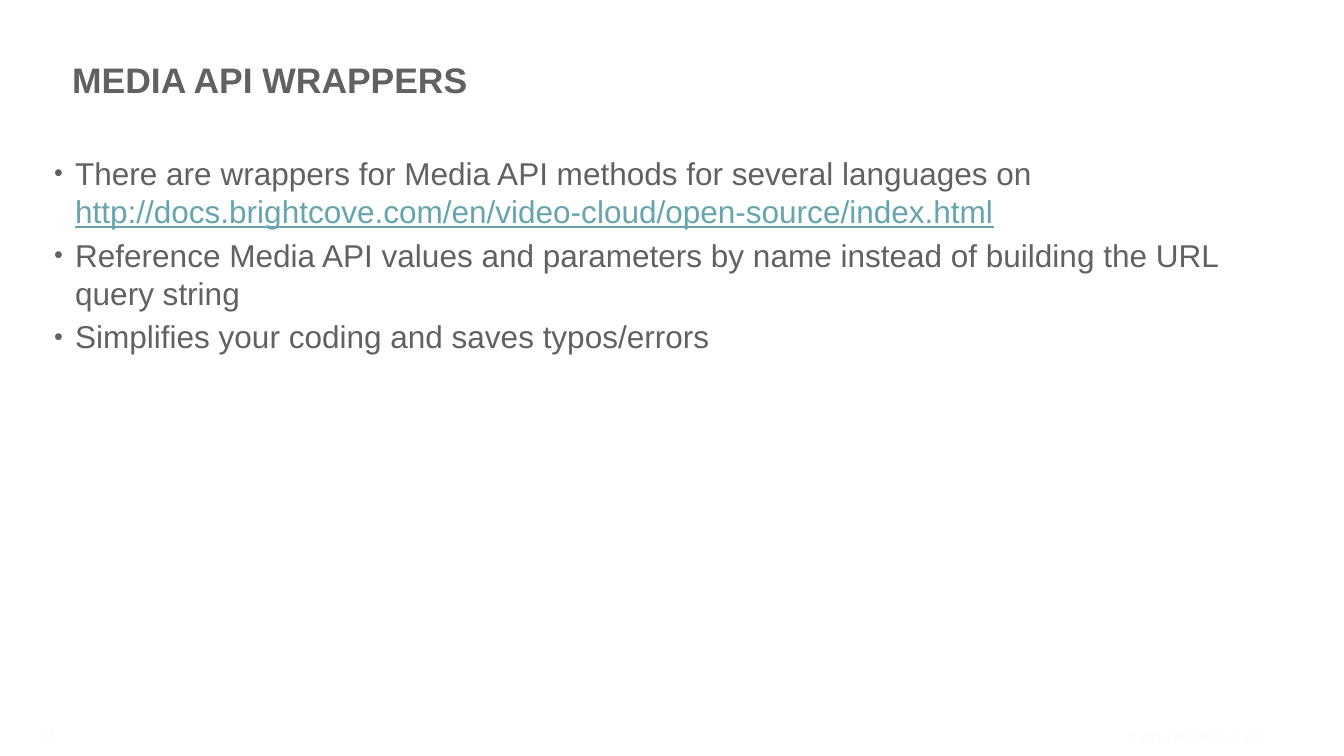
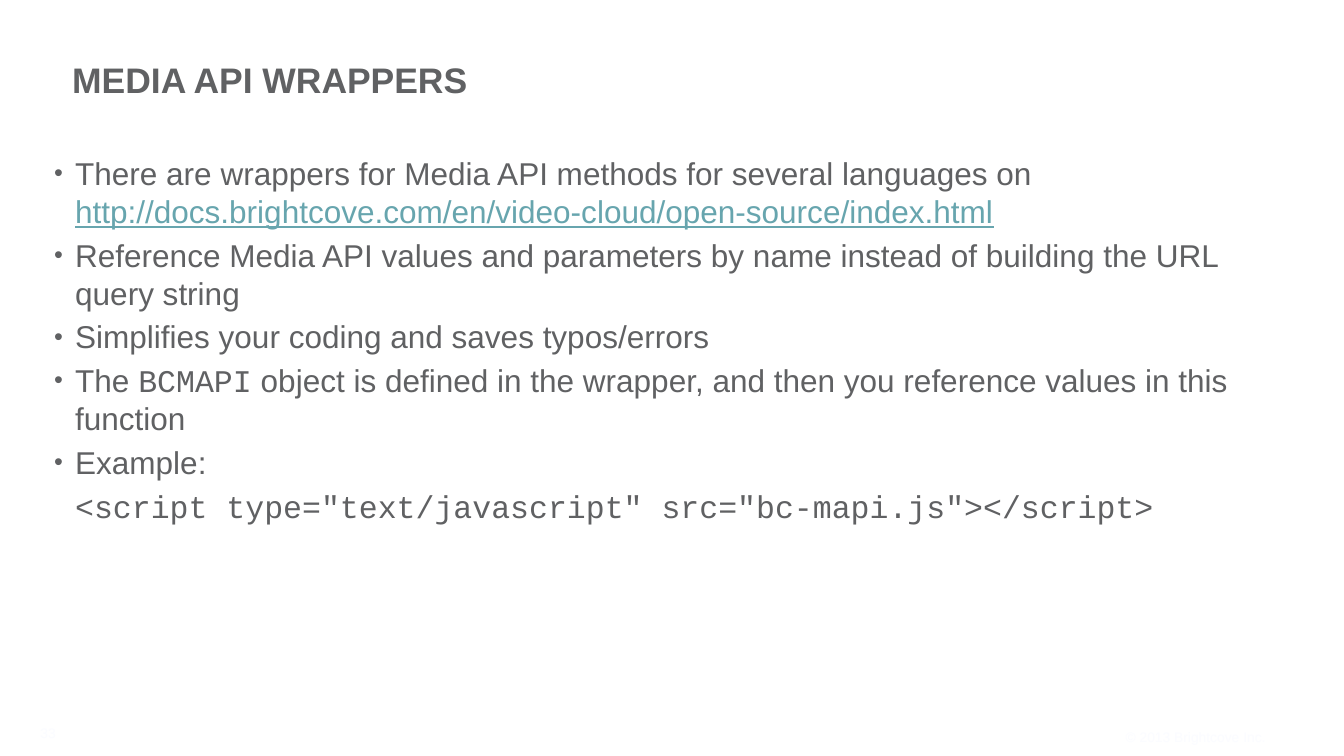
Before and after one commit to BrightcoveLearning/VideoCloudMediaAPI, a slide deck: slide 33 of Slides/developing-media-api-17Dec2013.pptx (slide 31 before the commit). Drawn at 1344x756 pixels with LibreOffice and Linux fonts; fonts in the diff are those of the drawing; background and template pictures are left out. Boxes give left, top, right and bottom in pixels: in the first picture for what was removed or moved away, otherwise in the second. Text is boxed around its words. In the diff, an @@ line names an element or a change of style, - is before the commit and + after.

```diff
--- a/Slides/developing-media-api-17Dec2013.pptx
+++ b/Slides/developing-media-api-17Dec2013.pptx
@@ text at <box>75,369,1227,525</box>: paragraphs added @@
+• The BCMAPI object is defined in the wrapper, and then you reference values in this function
+• Example:
+<script type="text/javascript" src="bc-mapi.js"></script>
```
Also in this commit, not shown: 11 other slides changed, 3 slides added.
